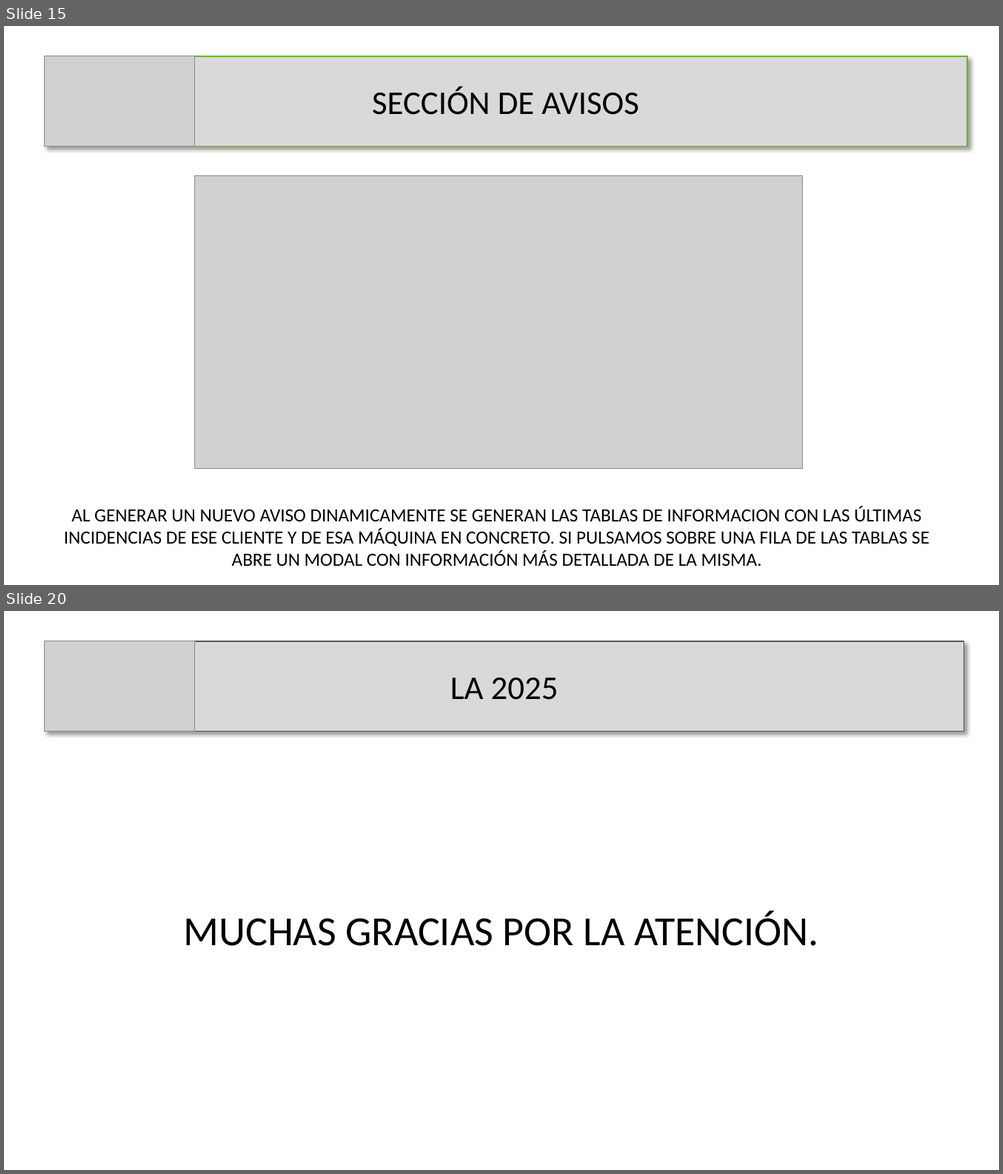
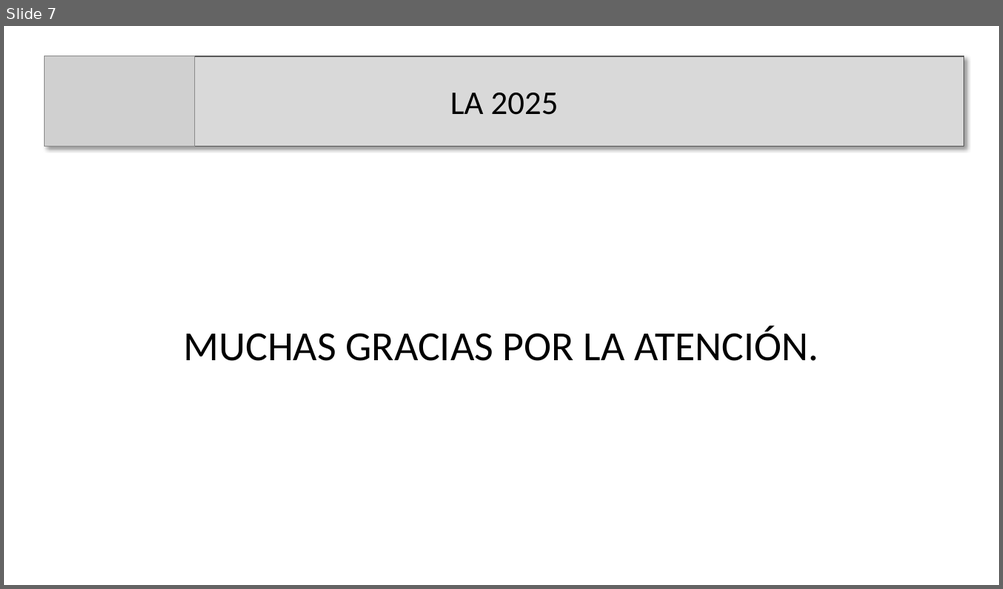
Before and after one commit to anvil555/La2025, a slide deck: Documentacion/Presentacion.pptx. Shown one above the other, each under a label of ours: slides 15 and 20 before the commit, slide 7 after it; the slides between them are not shown. The pictures are 1003x1174 and 1003x589 pixels, drawn with LibreOffice and Linux fonts; fonts in the diff are those of the drawing; grey boxes stand for pictures. Boxes give left, top, right and bottom in pixels: in the first picture for what was removed or moved away, otherwise in the second. Text is boxed around its words. In the diff, an @@ line names an element or a change of style, - is before the commit and + after.

```diff
--- a/Documentacion/Presentacion.pptx
+++ b/Documentacion/Presentacion.pptx
@@ slide 15 removed at (4, 26, 999, 585), background #FFFFFF @@
@@ rectangle removed at (44, 56, 967, 147) @@
-SECCIÓN DE AVISOS
@@ picture removed at (44, 56, 194, 147) @@
@@ picture removed at (195, 176, 802, 469) @@
@@ text removed at (64, 507, 929, 567) @@
-AL GENERAR UN NUEVO AVISO DINAMICAMENTE SE GENERAN LAS TABLAS DE INFORMACION CON LAS ÚLTIMAS
-INCIDENCIAS DE ESE CLIENTE Y DE ESA MÁQUINA EN CONCRETO. SI PULSAMOS SOBRE UNA FILA DE LAS TABLAS SE
-ABRE UN MODAL CON INFORMACIÓN MÁS DETALLADA DE LA MISMA.
@@ what was slide 20 is now slide 7 @@
```
Also in this commit, not shown: 2 slides changed, 3 slides added, 15 other slides removed, 9 other files.
